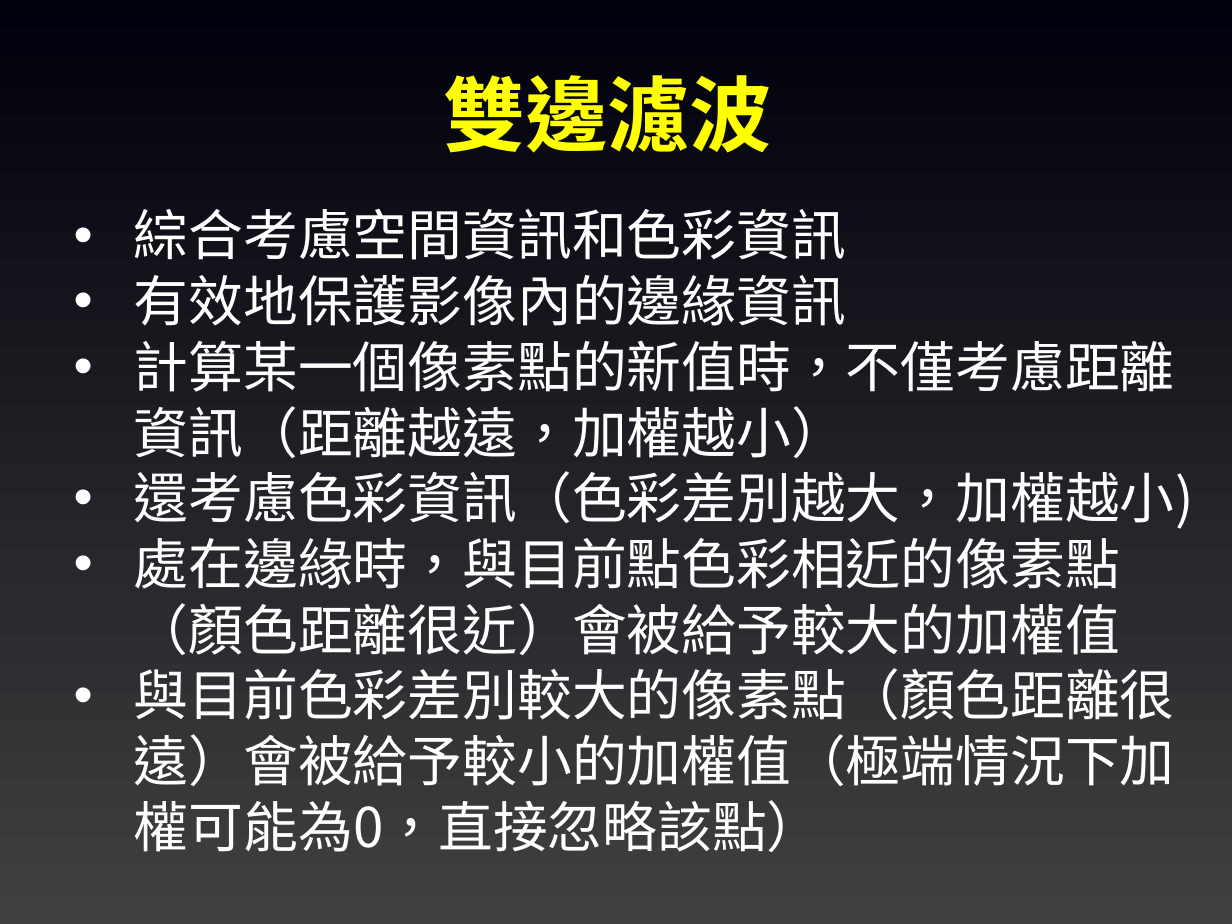
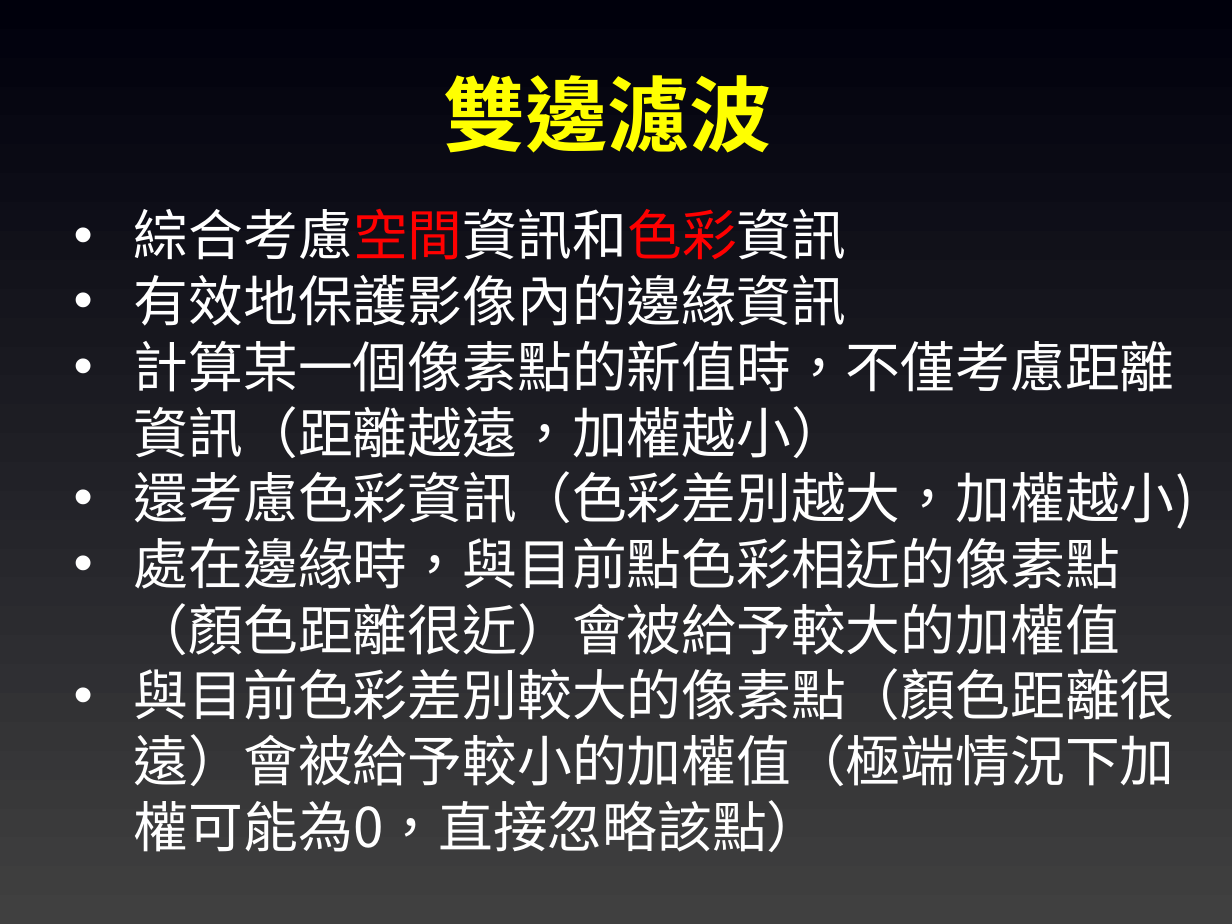
Before and after one commit to joshhu/must_opencv, a slide deck: slide 101 of Slides/04. OpenCV影像處理.pptx. Drawn at 1232x924 pixels with LibreOffice and Linux fonts; fonts in the diff are those of the drawing. Boxes give left, top, right and bottom in pixels: in the first picture for what was removed or moved away, otherwise in the second. Text is boxed around its words. In the diff, an @@ line names an element or a change of style, - is before the commit and + after.

```diff
--- a/Slides/04. OpenCV影像處理.pptx
+++ b/Slides/04. OpenCV影像處理.pptx
@@ text at [134,209,847,260]: text colour #FFFFFF to #FF0000 in "綜合考慮空間資訊和色彩資訊" @@
```
Also in this commit, not shown: 6 other slides changed, 1 slide added, 7 other files.
